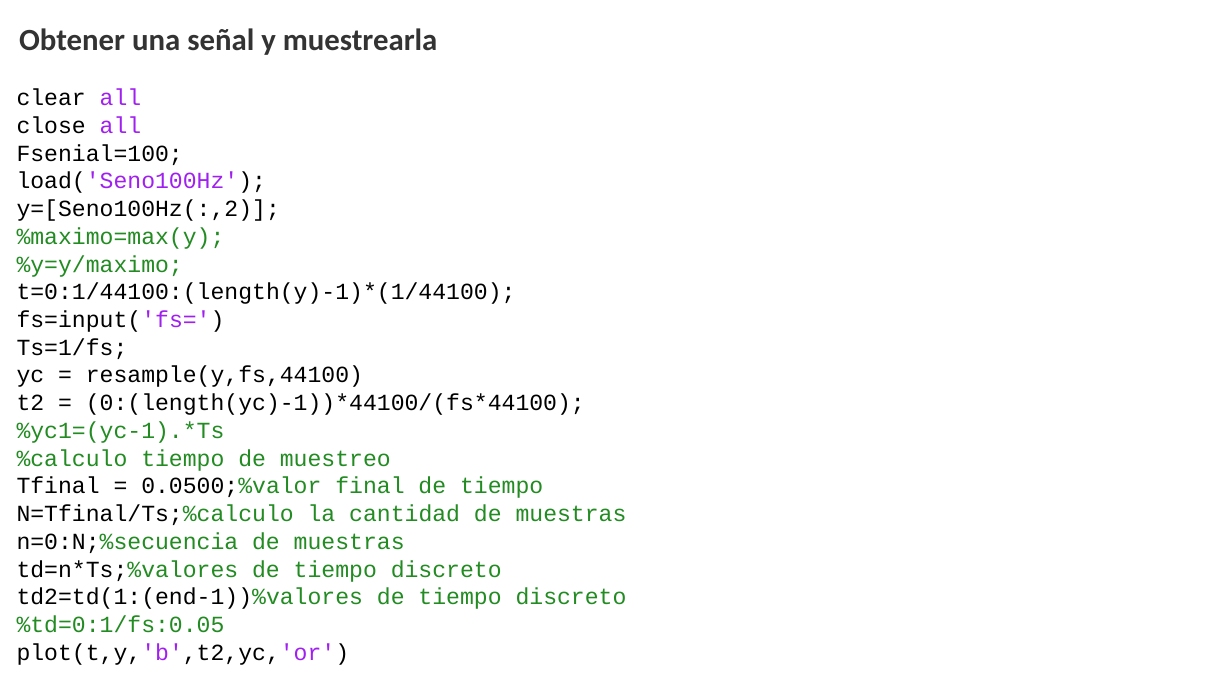
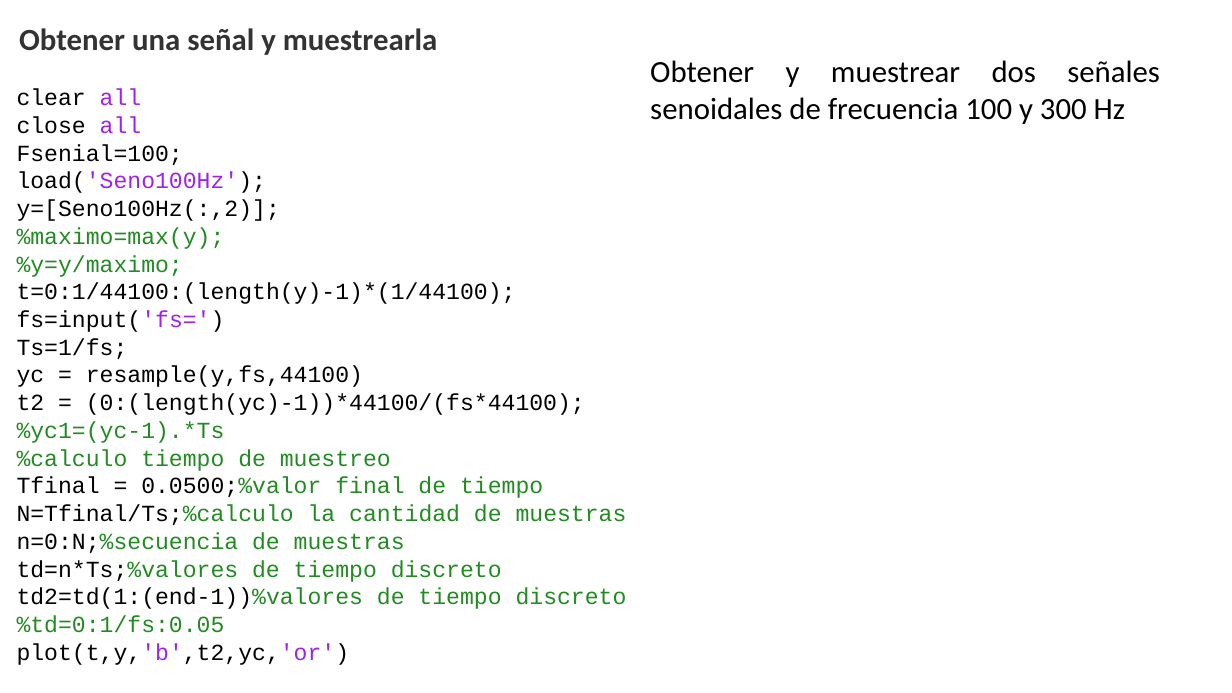
Before and after one commit to odeluigi/Analisis, a slide deck: slide 12 of TP1/Presentacion-TP-1.pptx. Drawn at 1232x693 pixels with LibreOffice and Linux fonts; fonts in the diff are those of the drawing. Boxes give left, top, right and bottom in pixels: in the first picture for what was removed or moved away, otherwise in the second. Text is boxed around its words. In the diff, an @@ line names an element or a change of style, - is before the commit and + after.

```diff
--- a/TP1/Presentacion-TP-1.pptx
+++ b/TP1/Presentacion-TP-1.pptx
@@ text added at <box>650,60,1160,124</box>, 24 pt, text #000000 @@
+Obtener y muestrear dos señales senoidales de frecuencia 100 y 300 Hz
```
Also in this commit, not shown: 1 other file.
